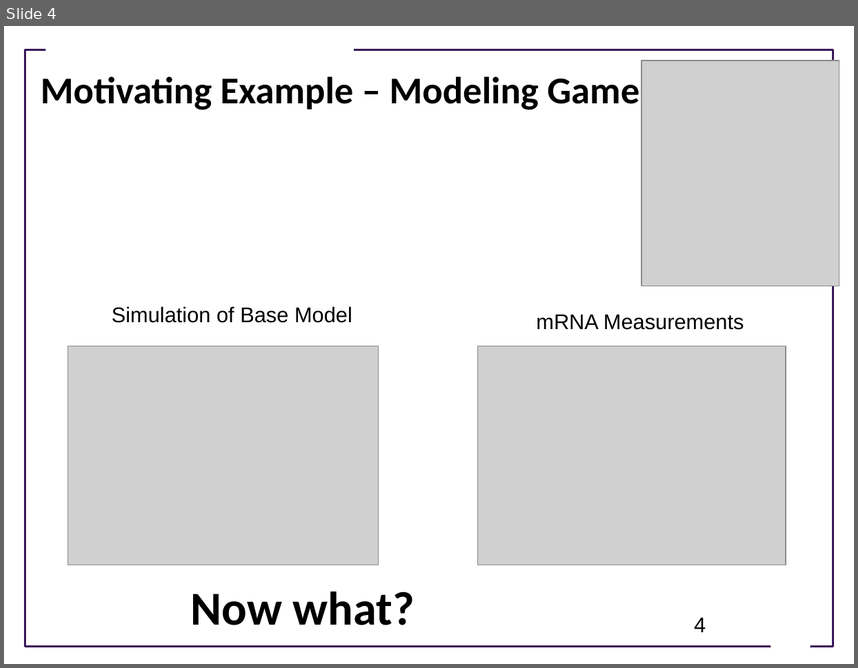
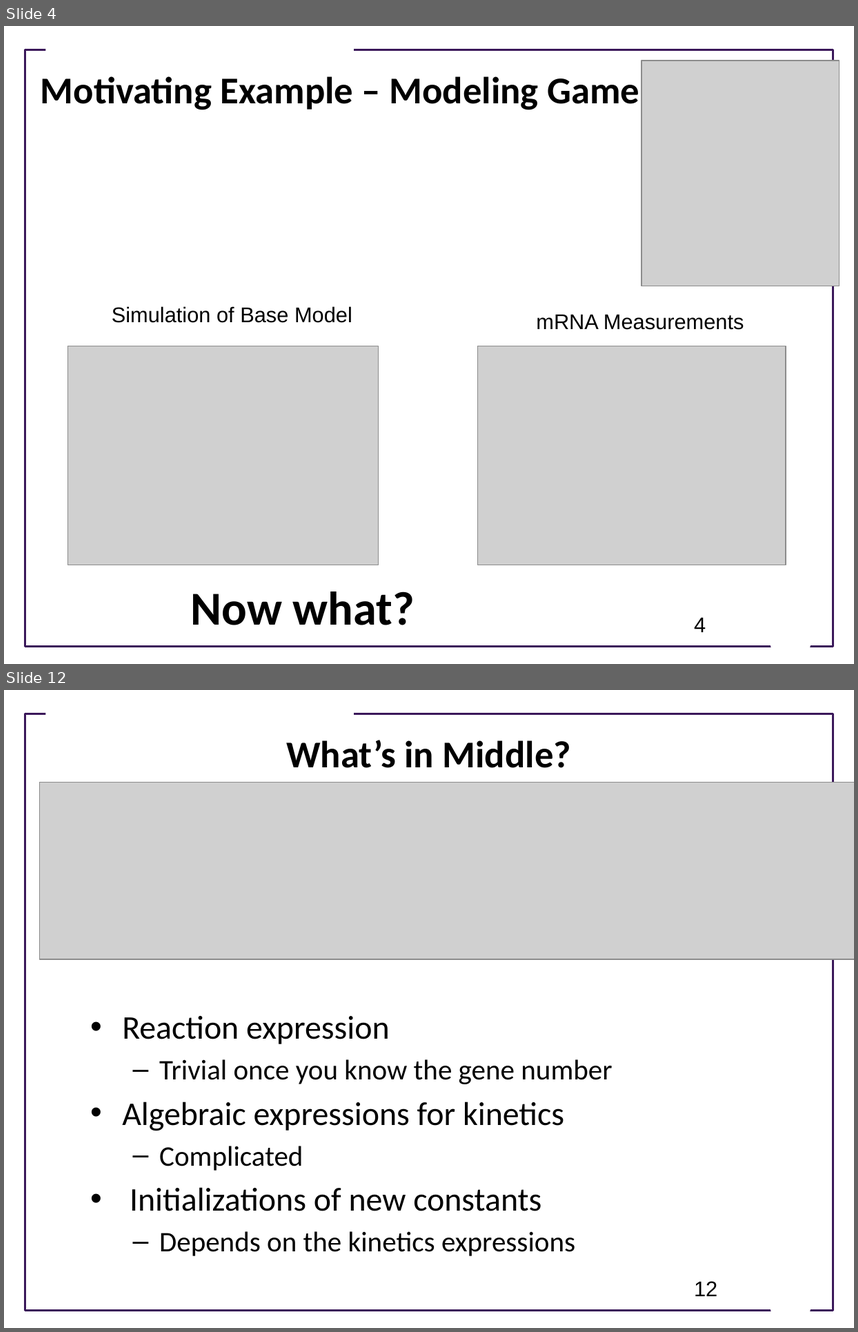
Before and after one commit to ModelEngineering/advancing-biomedical-models, a slide deck: lectures/lecture_17/Lecture_17_Generating_And_Using_Multiple_Models.pptx. Shown one above the other, each under a label of ours: slide 4 before the commit, slides 4 and 12 after it; the slides between them are not shown. The pictures are 858x668 and 858x1332 pixels, drawn with LibreOffice and Linux fonts; fonts in the diff are those of the drawing; grey boxes stand for pictures; background and template pictures are left out. Boxes give left, top, right and bottom in pixels: in the first picture for what was removed or moved away, otherwise in the second. Text is boxed around its words. In the diff, an @@ line names an element or a change of style, - is before the commit and + after.

```diff
--- a/lectures/lecture_17/Lecture_17_Generating_And_Using_Multiple_Models.pptx
+++ b/lectures/lecture_17/Lecture_17_Generating_And_Using_Multiple_Models.pptx
@@ slide 12 added at box(4, 690, 854, 1328), background #FFFFFF; not listed: 3 template elements that a slide beside it also shows @@
@@ title added at box(286, 740, 571, 768), 32 pt, text #000000, bold @@
+What’s in Middle?
@@ picture added at box(40, 782, 854, 958) @@
@@ text added at box(122, 1016, 612, 1256), 28 pt, text #000000 @@
+• Reaction expression
+  – Trivial once you know the gene number
+• Algebraic expressions for kinetics
+  – Complicated
+• Initializations of new constants
+  – Depends on the kinetics expressions
@@ page number added at box(694, 1281, 717, 1296), 18 pt, text #000000 @@
+12
```
Also in this commit, not shown: 3 slides changed, 15 other slides added, 1 slide removed, 1 other file.
